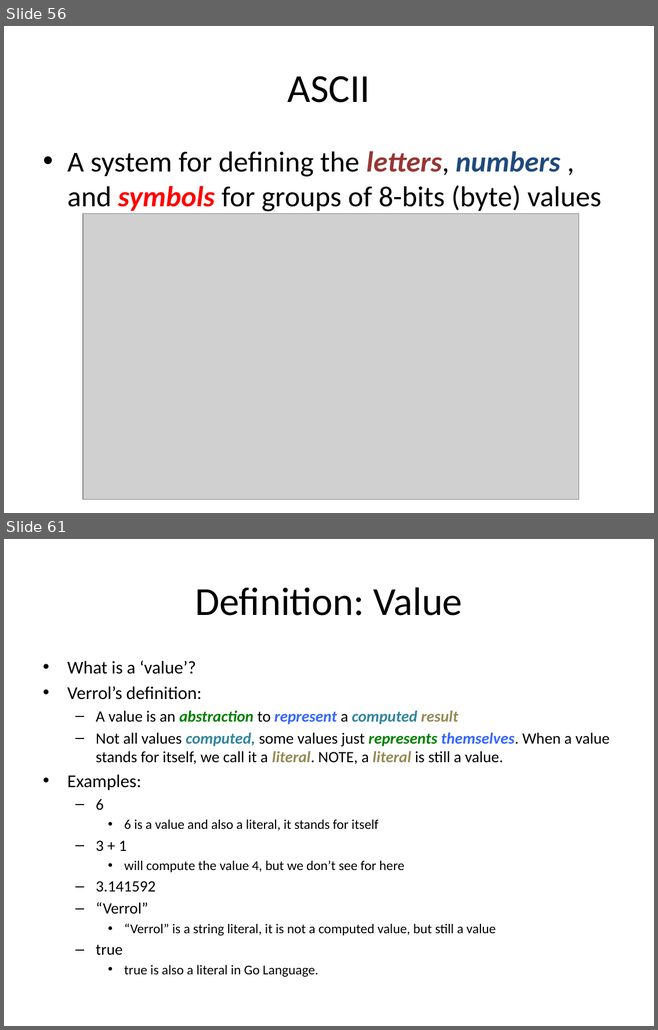
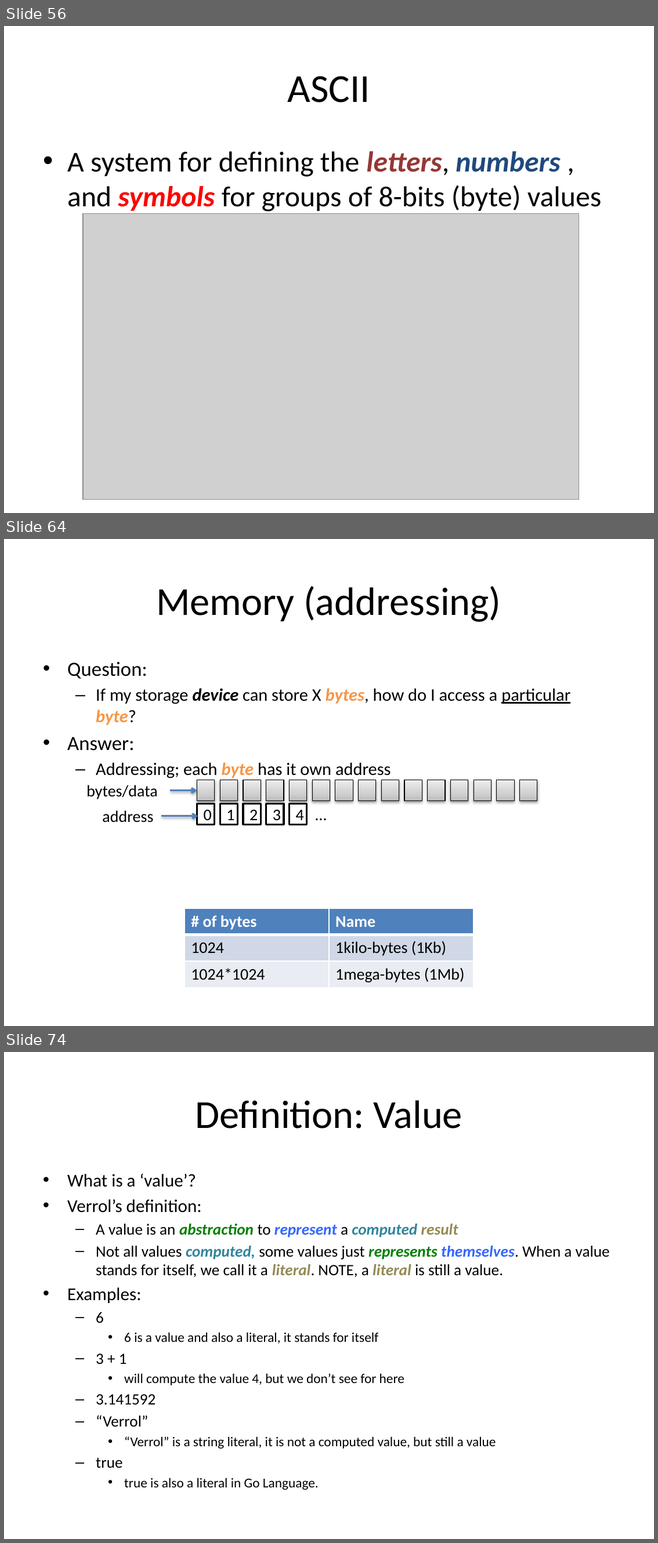
Before and after one commit to xiliax/go-lang-programming, a slide deck: doc/Go-Lang-Programming.pptx. Shown one above the other, each under a label of ours: slides 56 and 61 before the commit, slides 56, 64 and 74 after it; the slides between them are not shown. The pictures are 658x1030 and 658x1543 pixels, drawn with LibreOffice and Linux fonts; fonts in the diff are those of the drawing; grey boxes stand for pictures. Boxes give left, top, right and bottom in pixels: in the first picture for what was removed or moved away, otherwise in the second. Text is boxed around its words. In the diff, an @@ line names an element or a change of style, - is before the commit and + after.

Commit message:
c02s04 - Data and Data Types - Updated docs, slides, and code sample.

```diff
--- a/doc/Go-Lang-Programming.pptx
+++ b/doc/Go-Lang-Programming.pptx
@@ slide 64 added at (x1=4, y1=539, x2=654, y2=1026), background #FFFFFF @@
@@ title added at (x1=156, y1=586, x2=500, y2=622), 44 pt, text #000000 @@
+Memory (addressing)
@@ text added at (x1=67, y1=662, x2=570, y2=779), 19.6 pt, text #000000 @@
+• Question:
+  – If my storage device can store X bytes, how do I access a particular byte?
+• Answer:
+  – Addressing; each byte has it own address
@@ group added at (x1=197, y1=780, x2=536, y2=801): 15 rectangles @@
@@ text added at (x1=86, y1=785, x2=157, y2=799), 18 pt, text #000000 @@
+bytes/data
@@ arrow added from (170, 790) to (197, 790), #4F81BD 2 pt @@
@@ text added at (x1=102, y1=810, x2=153, y2=823), 18 pt, text #000000 @@
+address
@@ arrow added from (161, 816) to (198, 816), #4F81BD 2 pt @@
@@ rectangle added at (x1=197, y1=803, x2=215, y2=824), fill #FFFFFF, outline #000000 2 pt, 18 pt, text #000000 @@
+0
@@ rectangle added at (x1=220, y1=803, x2=237, y2=824), fill #FFFFFF, outline #000000 2 pt, 18 pt, text #000000 @@
+1
@@ rectangle added at (x1=243, y1=803, x2=260, y2=824), fill #FFFFFF, outline #000000 2 pt, 18 pt, text #000000 @@
+2
@@ rectangle added at (x1=266, y1=803, x2=284, y2=824), fill #FFFFFF, outline #000000 2 pt, 18 pt, text #000000 @@
+3
@@ rectangle added at (x1=289, y1=803, x2=307, y2=824), fill #FFFFFF, outline #000000 2 pt, 18 pt, text #000000 @@
+4
@@ text added at (x1=308, y1=801, x2=326, y2=827), 18 pt, text #000000 @@
+…
@@ table added at (x1=184, y1=908, x2=473, y2=988), 3 rows, 2 columns @@
+# of bytes | Name
+1024 | 1kilo-bytes (1Kb)
+1024*1024 | 1mega-bytes (1Mb)
@@ what was slide 61 is now slide 74 @@
```
Also in this commit, not shown: 6 slides changed, 13 other slides added, 20 other files.
